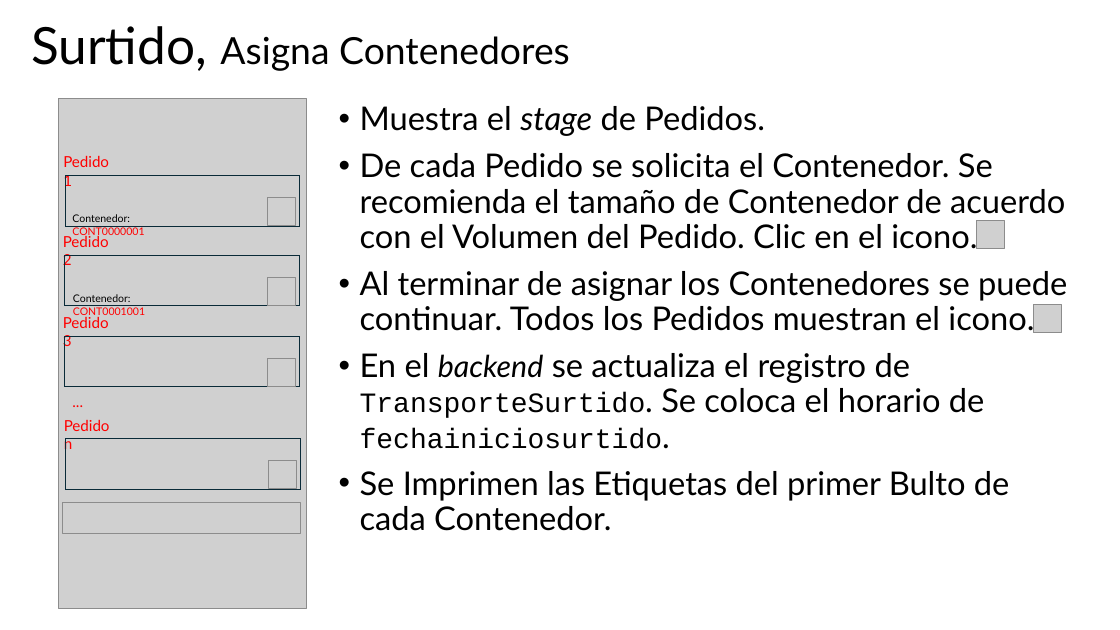
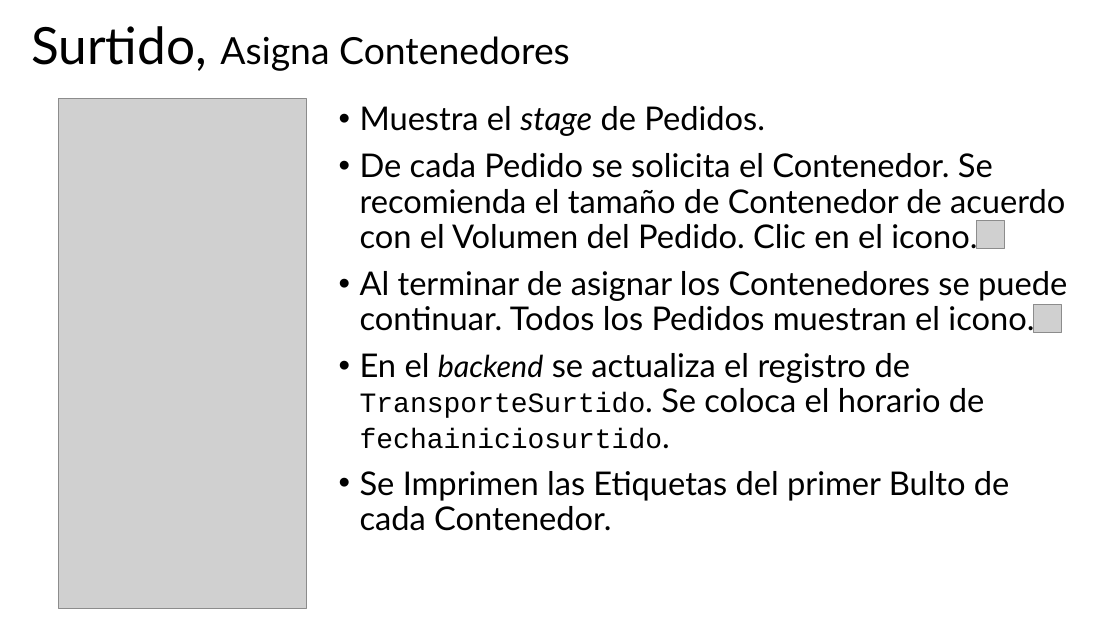
Before and after one commit to JoelBecerraM/FANASA-docs, a slide deck: slide 8 of atCloud - Diseño - Interfaz de Usuario - Surtido.pptx. Drawn at 1120x630 pixels with LibreOffice and Linux fonts; fonts in the diff are those of the drawing; grey boxes stand for pictures. Boxes give left, top, right and bottom in pixels: in the first picture for what was removed or moved away, otherwise in the second. Text is boxed around its words. In the diff, an @@ line names an element or a change of style, - is before the commit and + after.

```diff
--- a/atCloud - Diseño - Interfaz de Usuario - Surtido.pptx
+++ b/atCloud - Diseño - Interfaz de Usuario - Surtido.pptx
@@ group removed at (62, 156, 301, 534): 7 texts, 5 pictures, 4 rectangles @@
-Pedido 1
-Pedido 2
-Pedido 3
-Pedido n
-...
-Contenedor: CONT0000001
-Contenedor: CONT0001001
```
Also in this commit, not shown: 4 other slides changed, 3 slides added, 1 other file.
